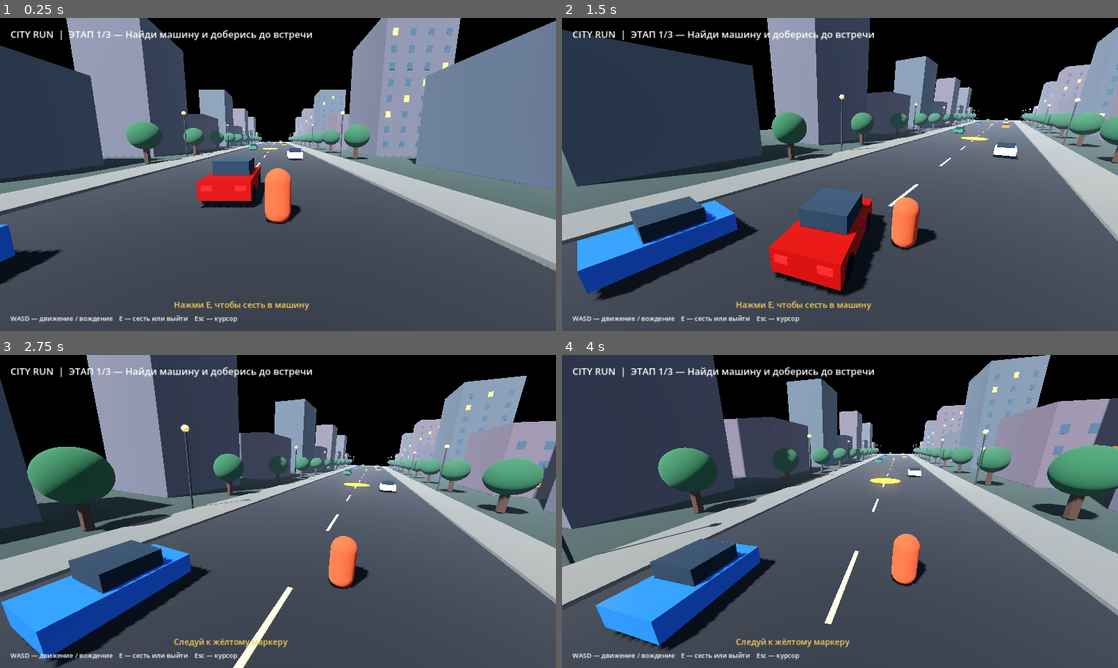
Above: before the commit, frames 1-4 (two rows, left to right).
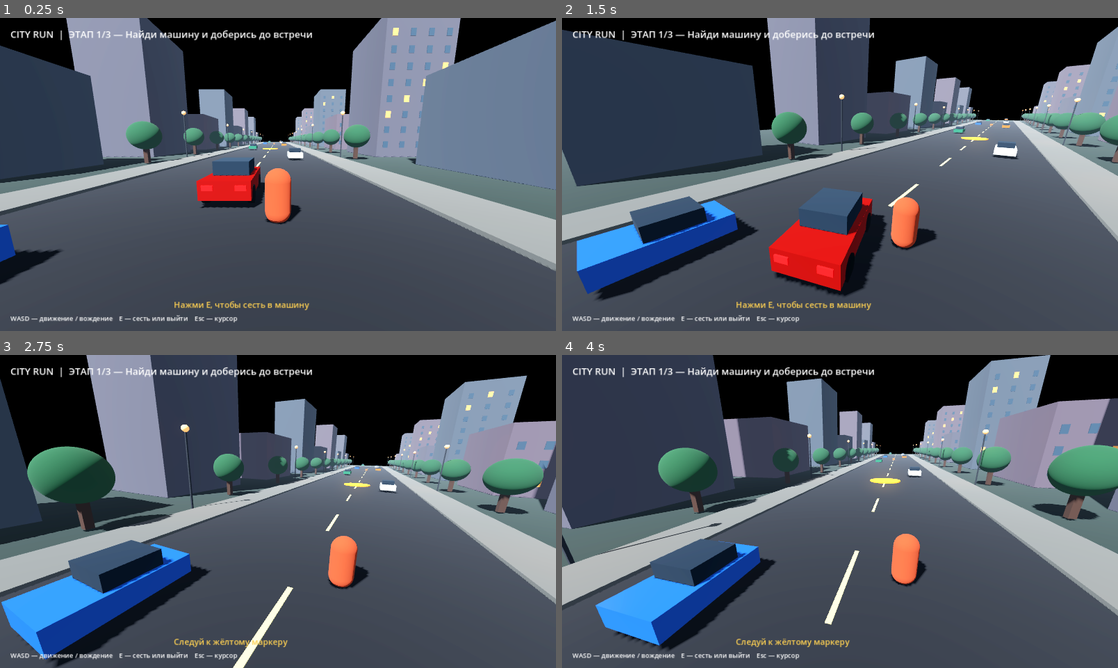
Above: after the commit, the same moments.

Repository: k21508811-crypto/LeningradRP_RP
Game: Godot game, scene res://Main.tscn
Two runs of this game, one before a commit and one after it. Both use one fixed random seed, a clock stepped at 60 frames per second and the inputs below.
Inputs (mouse positions are in pixels of both pictures, inside the frame that each line leads up to):
- Up to frame 1 (0.25 s): no input
- Up to frame 2 (1.5 s): tap Enter at 0.5 s; move the mouse to (867, 174) at 0.52 s; hold W (move_forward) from 0.53 s (still down); tap E (interact) at 0.6, 1.35 s; move the mouse to (812, 174) at 1.27 s
- Up to frame 3 (2.75 s): keep holding W (move_forward); move the mouse to (289, 505) at 2.02 s; tap E (interact) at 2.1 s
- Up to frame 4 (4 s): keep holding W (move_forward); move the mouse to (834, 517) at 2.77 s; tap E (interact) at 2.85, 3.6 s; move the mouse to (878, 514) at 3.52 s

The runs differ from the first frame. In frame 1, 0.9% of the frame differs, in the area x 0-100%, y 0-81%; in frame 2, 1.0%; in frame 3, 1.1%, in the area x 0-100%, y 0-100%; in frame 4, 1.0%.

Commit message:
Tune display and 3D rendering quality defaults

Diff:
--- a/gta5-one-mission/project.godot
+++ b/gta5-one-mission/project.godot
@@ -9,10 +9,16 @@
 [display]
 window/size/viewport_width=1280
 window/size/viewport_height=720
+window/size/window_width_override=1280
+window/size/window_height_override=720
+window/vsync/vsync_mode=1
 window/stretch/mode="canvas_items"
 
 [rendering]
 renderer/rendering_method="gl_compatibility"
+textures/default_filters/use_nearest_mipmap_filter=false
+anti_aliasing/quality/msaa_3d=2
+environment/defaults/default_clear_color=Color(0.08, 0.1, 0.14, 1)
 
 [input]
 move_forward={"deadzone":0.2,"events":[Object(InputEventKey,"physical_keycode":87)]}
